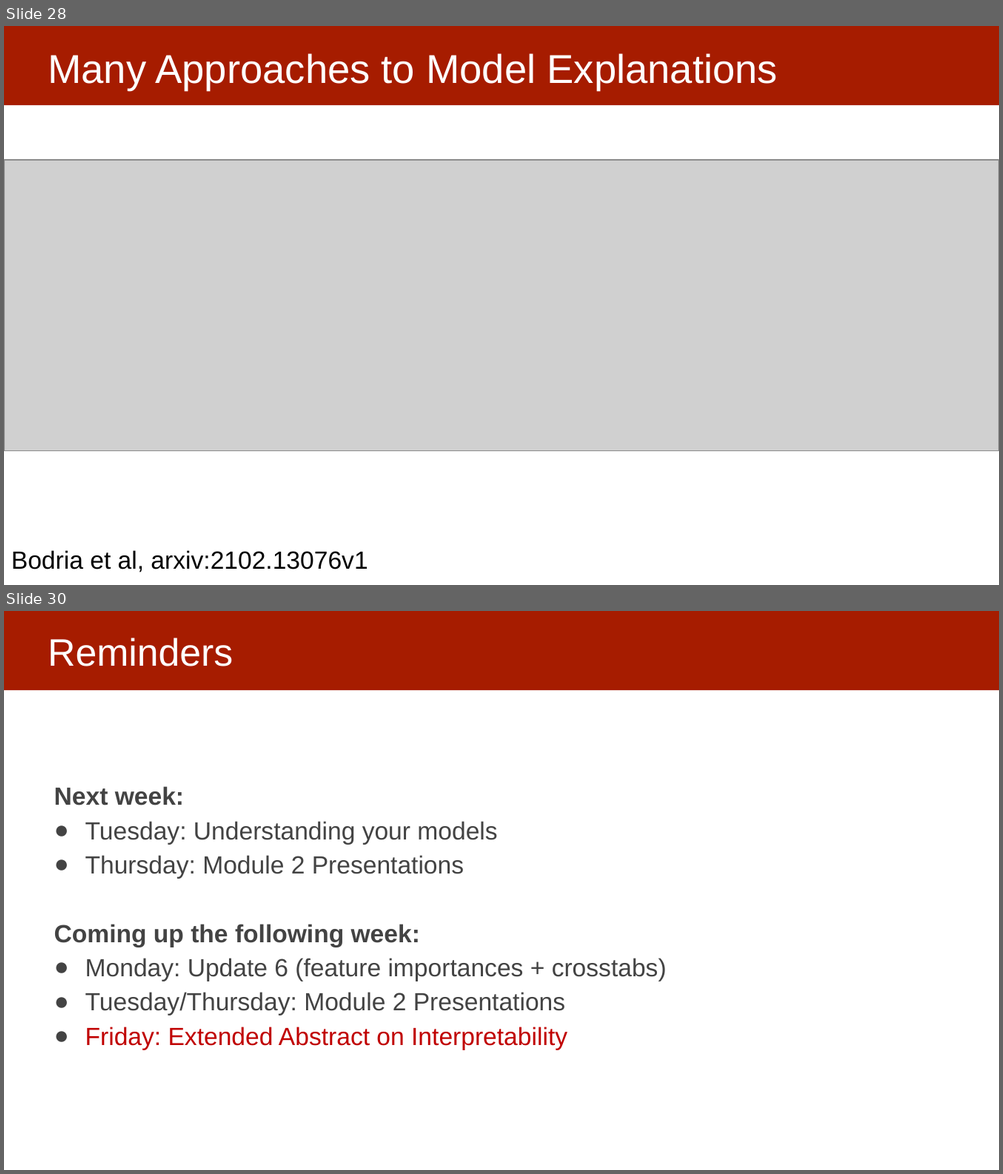
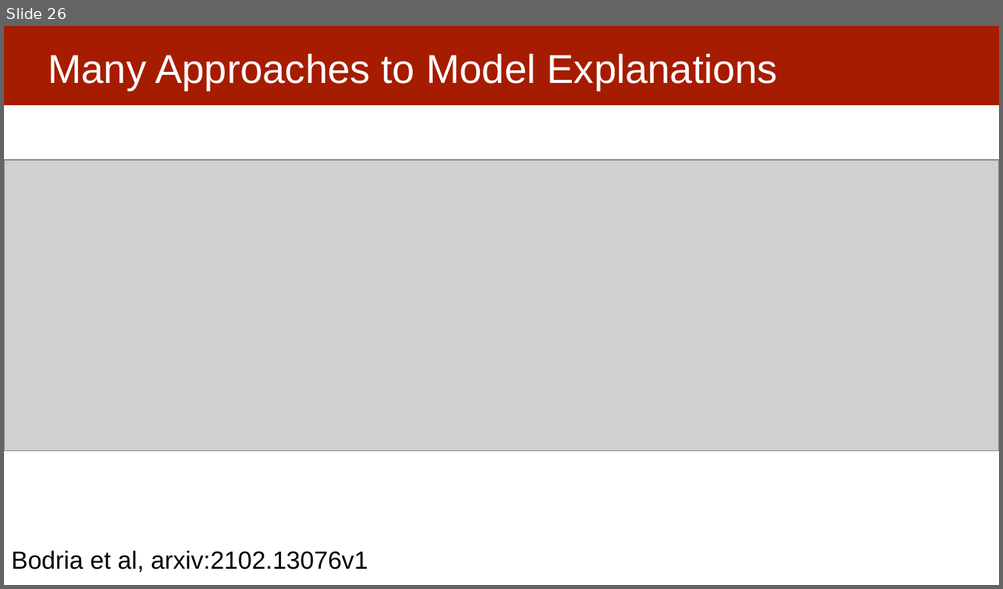
Before and after one commit to dssg/MLinPractice, a slide deck: Lectures/Lecture13-InterpretabilityOverview.pptx. Shown one above the other, each under a label of ours: slides 28 and 30 before the commit, slide 26 after it; the slides between them are not shown. The pictures are 1003x1174 and 1003x589 pixels, drawn with LibreOffice and Linux fonts; fonts in the diff are those of the drawing; grey boxes stand for pictures. Boxes give left, top, right and bottom in pixels: in the first picture for what was removed or moved away, otherwise in the second. Text is boxed around its words. In the diff, an @@ line names an element or a change of style, - is before the commit and + after.

```diff
--- a/Lectures/Lecture13-InterpretabilityOverview.pptx
+++ b/Lectures/Lecture13-InterpretabilityOverview.pptx
@@ slide 30 removed at (4, 611, 999, 1170), background #FFFFFF; not listed: 1 template element that a slide beside it also shows @@
@@ title removed at (48, 638, 233, 667) @@
-Reminders
@@ text removed at (54, 786, 666, 1051) @@
-Next week:
-● Tuesday: Understanding your models
-● Thursday: Module 2 Presentations
-Coming up the following week:
-● Monday: Update 6 (feature importances + crosstabs)
-● Tuesday/Thursday: Module 2 Presentations
-● Friday: Extended Abstract on Interpretability
@@ what was slide 28 is now slide 26 @@
```
Also in this commit, not shown: 2 slides changed, 2 slides added, 3 other slides removed, 2 other files.
